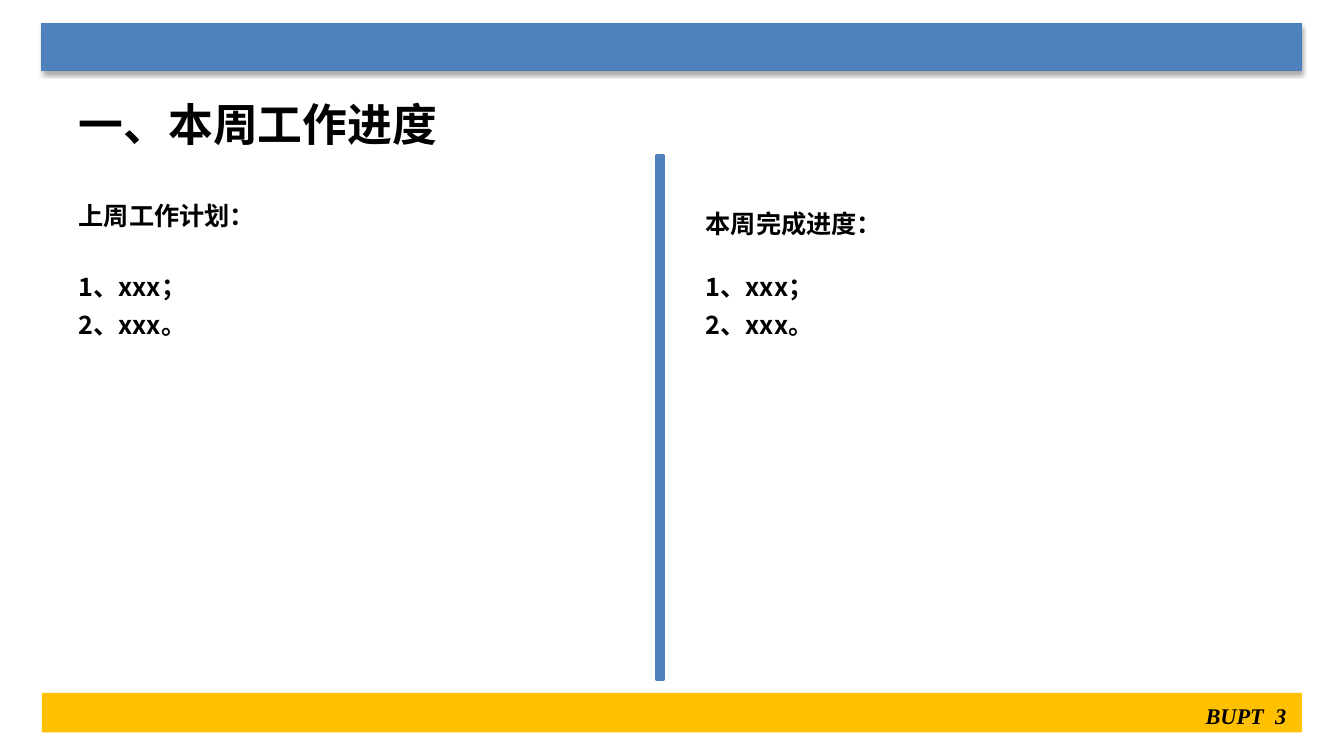
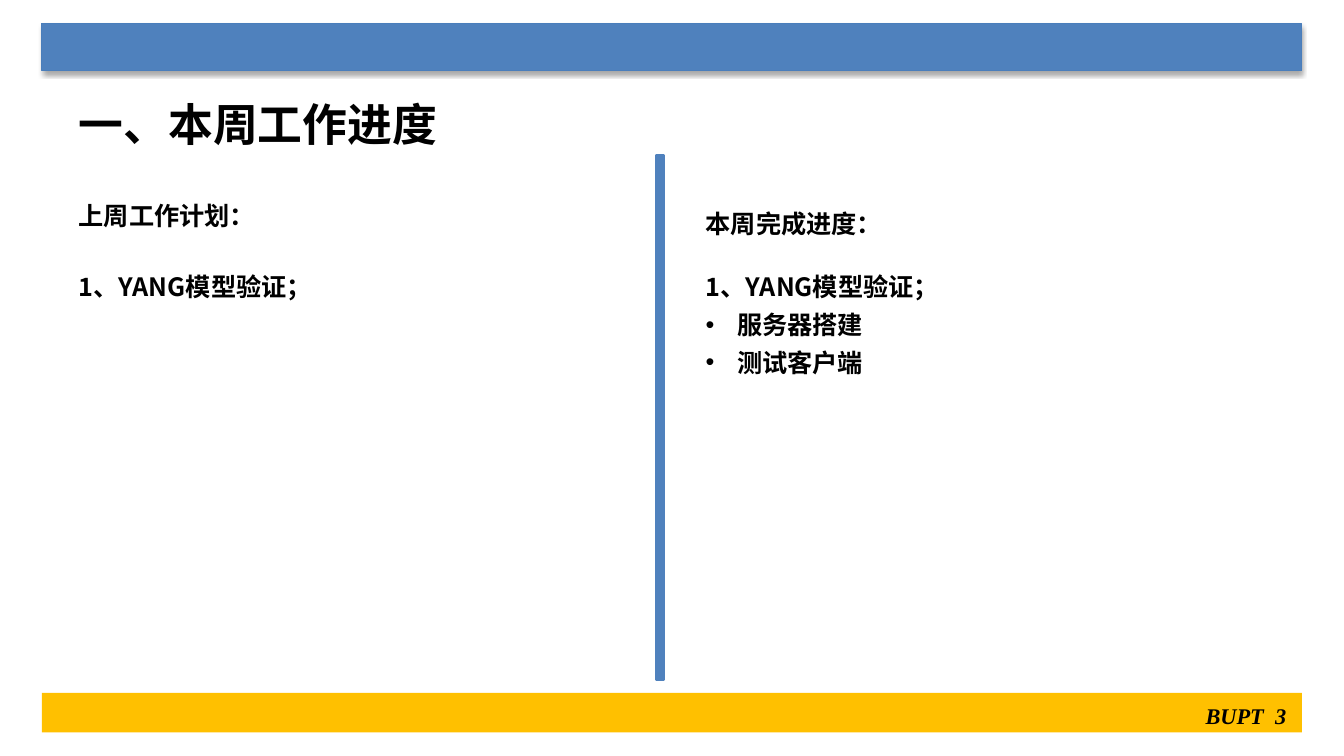
Before and after one commit to Yos6969/doc, a slide deck: slide 3 of SDN/联通-接入网统一管控系统--XXX.pptx. Drawn at 1344x756 pixels with LibreOffice and Linux fonts; fonts in the diff are those of the drawing. Boxes give left, top, right and bottom in pixels: in the first picture for what was removed or moved away, otherwise in the second. Text is boxed around its words. In the diff, an @@ line names an element or a change of style, - is before the commit and + after.

```diff
--- a/SDN/联通-接入网统一管控系统--XXX.pptx
+++ b/SDN/联通-接入网统一管控系统--XXX.pptx
@@ text at bbox=[79, 274, 312, 301]: text changed @@
-1、xxx；
-2、xxx。
+1、YANG模型验证；
@@ text at bbox=[706, 274, 939, 375]: text changed @@
-1、xxx；
-2、xxx。
+1、YANG模型验证；
+• 服务器搭建
+• 测试客户端
```
Also in this commit, not shown: 4 other slides changed, 3 slides added, 8 other files.
